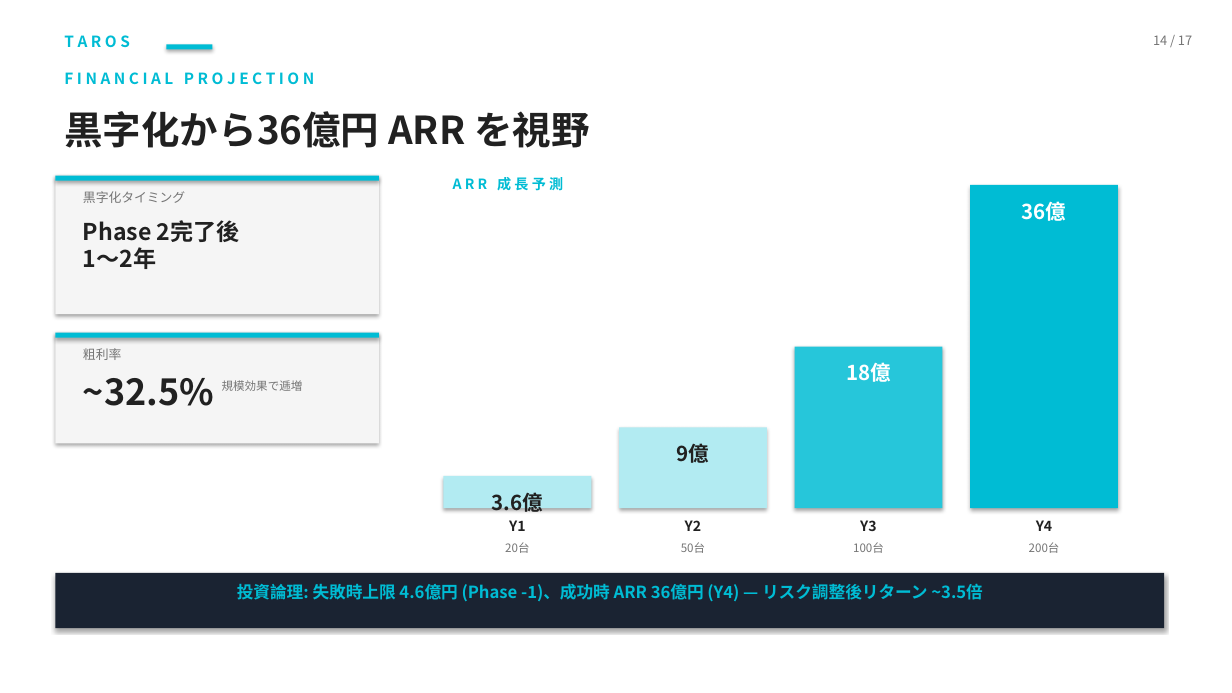
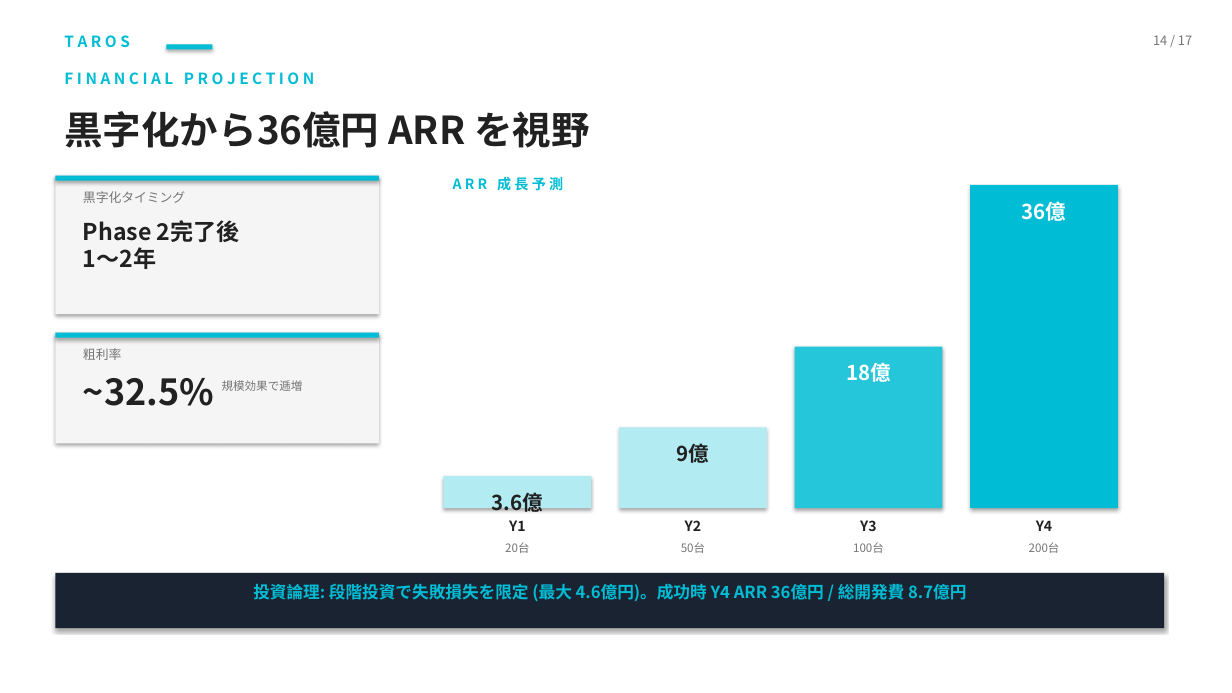
Before and after one commit to TomohiroTani28/Taros, a slide deck: slide 14 of assets/TAROS_Investor_Pitch_Revised.pptx. Drawn at 1232x693 pixels with LibreOffice and Linux fonts; fonts in the diff are those of the drawing. Boxes give left, top, right and bottom in pixels: in the first picture for what was removed or moved away, otherwise in the second. Text is boxed around its words. In the diff, an @@ line names an element or a change of style, - is before the commit and + after.

```diff
--- a/assets/TAROS_Investor_Pitch_Revised.pptx
+++ b/assets/TAROS_Investor_Pitch_Revised.pptx
@@ text at bbox=[253, 584, 966, 601]: text changed @@
-投資論理: 失敗時上限 4.6億円 (Phase -1)、成功時 ARR 36億円 (Y4) — リスク調整後リターン ~3.5倍
+投資論理: 段階投資で失敗損失を限定 (最大 4.6億円)。成功時 Y4 ARR 36億円 / 総開発費 8.7億円
```
Also in this commit, not shown: 8 other slides changed, 2 other files.
